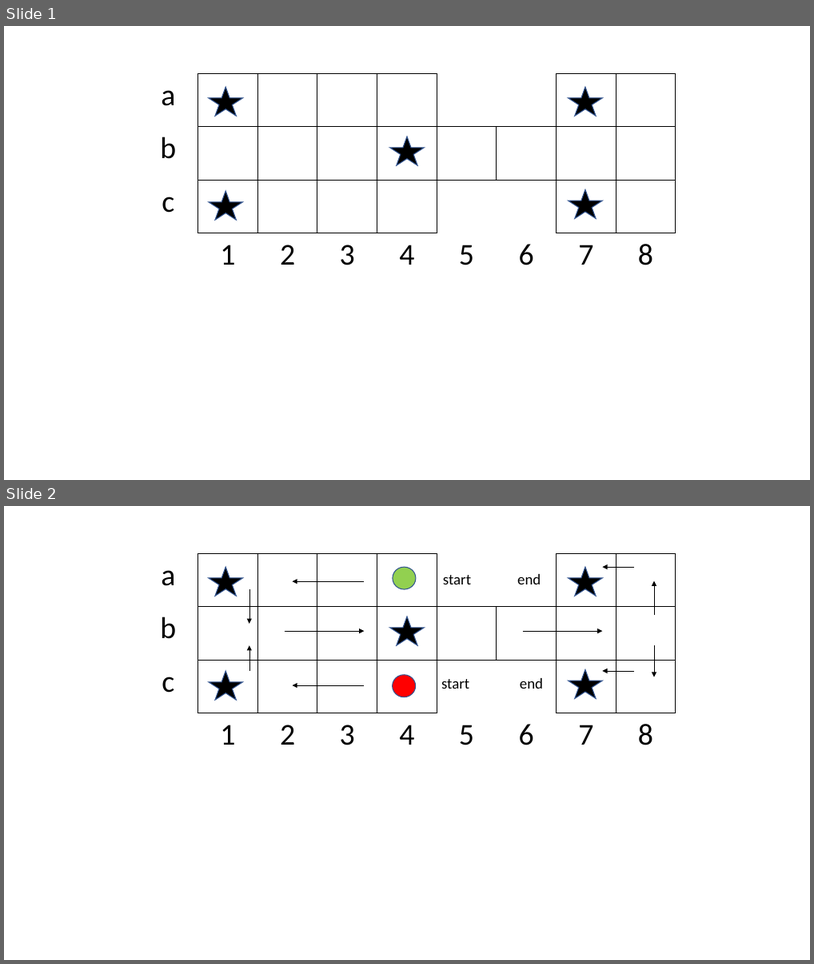
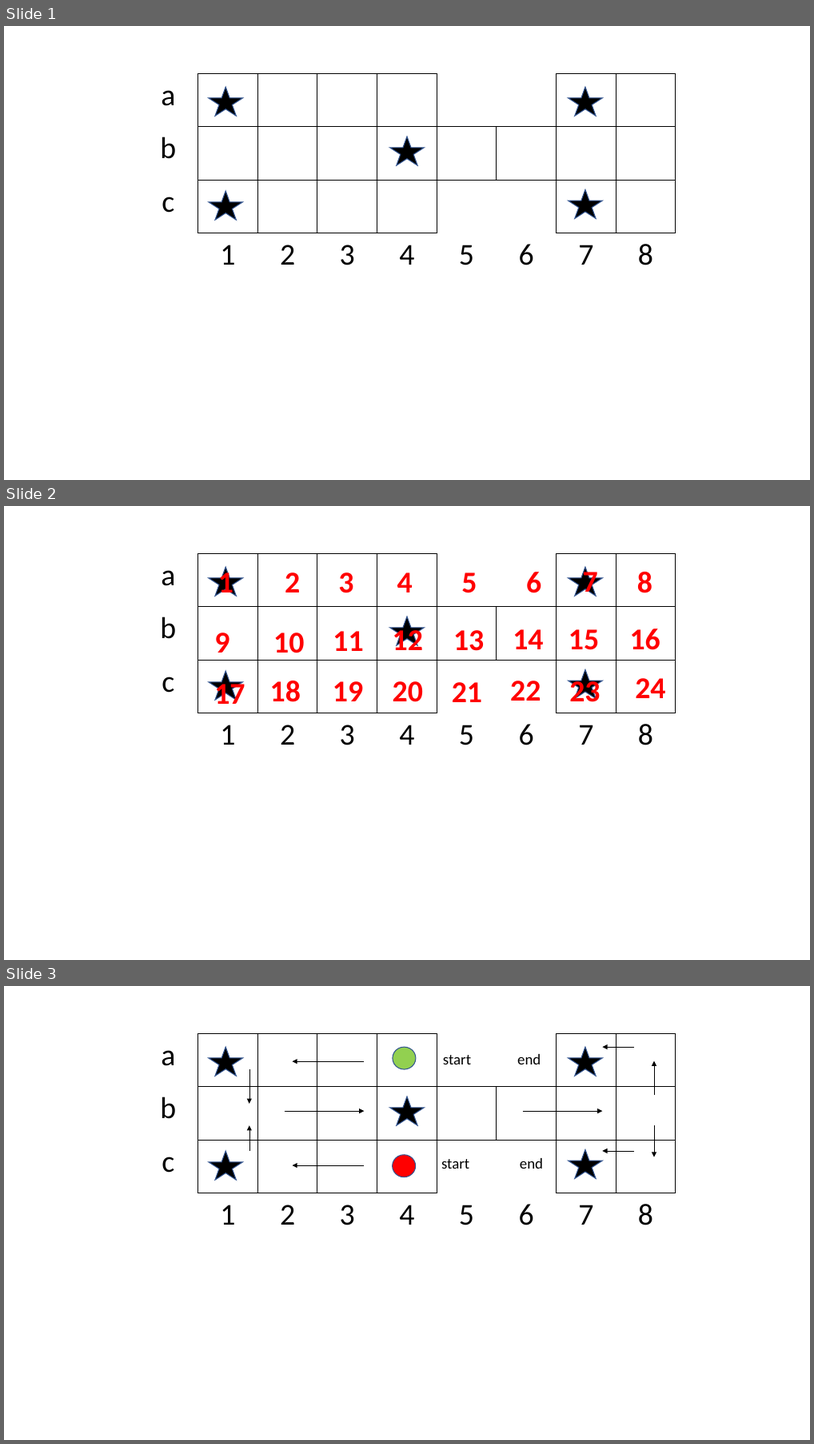
Before and after one commit to malhotra-sidharth/game-of-ur-reinforcement-learning, a slide deck: diagrams/game_play.pptx. Shown one above the other, each under a label of ours: slides 1 and 2 before the commit, slides 1, 2 and 3 after it. The pictures are 814x964 and 814x1444 pixels, drawn with LibreOffice and Linux fonts; fonts in the diff are those of the drawing. Boxes give left, top, right and bottom in pixels: in the first picture for what was removed or moved away, otherwise in the second. Text is boxed around its words. In the diff, an @@ line names an element or a change of style, - is before the commit and + after.

```diff
--- a/diagrams/game_play.pptx
+++ b/diagrams/game_play.pptx
@@ slide 2 added at <box>4,506,810,960</box>, background #FFFFFF @@
@@ table added at <box>138,554,678,766</box>, 4 rows, 9 columns @@
+a |  |  |  |  |  |  |  | 
+b |  |  |  |  |  |  |  | 
+c |  |  |  |  |  |  |  | 
+ | 1 | 2 | 3 | 4 | 5 | 6 | 7 | 8
@@ star added at <box>209,567,243,596</box>, fill #000000, outline #325491 1 pt @@
@@ text added at <box>218,568,234,600</box>, 36 pt, text #FF0000, bold @@
+1
@@ text added at <box>285,572,300,592</box>, 36 pt, text #FF0000, bold @@
+2
@@ text added at <box>338,572,354,593</box>, 36 pt, text #FF0000, bold @@
+3
@@ text added at <box>398,572,413,592</box>, 36 pt, text #FF0000, bold @@
+4
@@ text added at <box>462,572,477,593</box>, 36 pt, text #FF0000, bold @@
+5
@@ text added at <box>526,572,542,593</box>, 36 pt, text #FF0000, bold @@
+6
@@ star added at <box>569,567,603,596</box>, fill #000000, outline #325491 1 pt @@
@@ text added at <box>583,567,598,600</box>, 36 pt, text #FF0000, bold @@
+7
@@ text added at <box>638,572,653,593</box>, 36 pt, text #FF0000, bold @@
+8
@@ star added at <box>390,616,425,646</box>, fill #000000, outline #325491 1 pt @@
@@ text added at <box>393,624,423,657</box>, 36 pt, text #FF0000, bold @@
+12
@@ text added at <box>214,632,230,660</box>, 36 pt, text #FF0000, bold @@
+9
@@ text added at <box>274,632,304,660</box>, 36 pt, text #FF0000, bold @@
+10
@@ text added at <box>333,631,363,651</box>, 36 pt, text #FF0000, bold @@
+11
@@ text added at <box>454,630,484,651</box>, 36 pt, text #FF0000, bold @@
+13
@@ text added at <box>513,629,543,649</box>, 36 pt, text #FF0000, bold @@
+14
@@ text added at <box>569,629,599,650</box>, 36 pt, text #FF0000, bold @@
+15
@@ text added at <box>630,628,661,650</box>, 36 pt, text #FF0000, bold @@
+16
@@ star added at <box>209,671,243,700</box>, fill #000000, outline #325491 1 pt @@
@@ star added at <box>569,669,603,698</box>, fill #000000, outline #325491 1 pt @@
@@ text added at <box>214,679,245,704</box>, 36 pt, text #FF0000, bold @@
+17
@@ text added at <box>270,680,301,702</box>, 36 pt, text #FF0000, bold @@
+18
@@ text added at <box>333,681,363,701</box>, 36 pt, text #FF0000, bold @@
+19
@@ text added at <box>393,681,423,702</box>, 36 pt, text #FF0000, bold @@
+20
@@ text added at <box>452,682,482,702</box>, 36 pt, text #FF0000, bold @@
+21
@@ text added at <box>510,680,541,700</box>, 36 pt, text #FF0000, bold @@
+22
@@ text added at <box>570,676,600,708</box>, 36 pt, text #FF0000, bold @@
+23
@@ text added at <box>635,678,666,698</box>, 36 pt, text #FF0000, bold @@
+24
@@ what was slide 2 is now slide 3 @@
```
Also in this commit, not shown: 2 other files.
